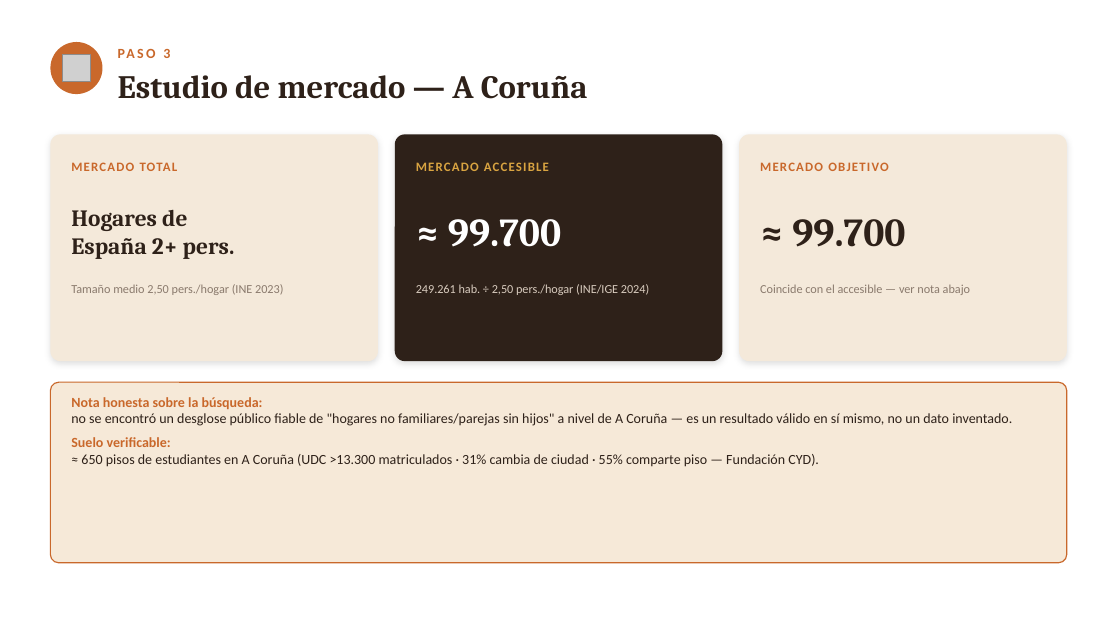
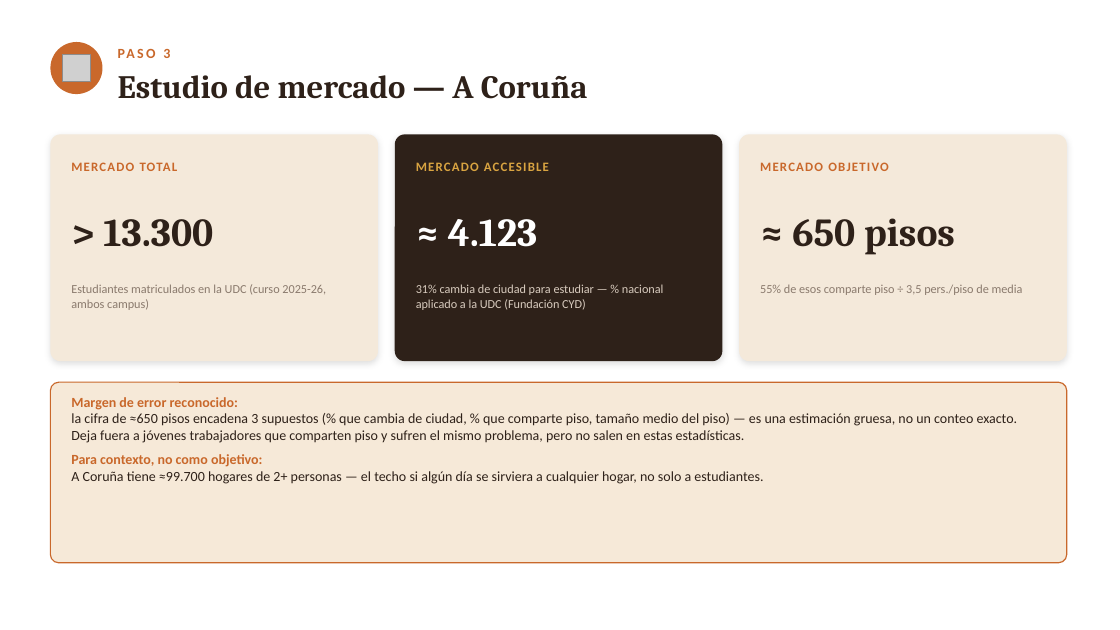
Before and after one commit to lagoanadia/Larder, a slide deck: slide 8 of docs/larder-presentacion.pptx. Drawn at 1120x630 pixels with LibreOffice and Linux fonts; fonts in the diff are those of the drawing; grey boxes stand for pictures. Boxes give left, top, right and bottom in pixels: in the first picture for what was removed or moved away, otherwise in the second. Text is boxed around its words. In the diff, an @@ line names an element or a change of style, - is before the commit and + after.

```diff
--- a/docs/larder-presentacion.pptx
+++ b/docs/larder-presentacion.pptx
@@ text at (103, 219, 213, 247): text changed; size 20 to 34 pt @@
-Hogares de
-España 2+ pers.
+> 13.300
@@ text at (448, 219, 537, 247): text changed @@
-≈ 99.700
+≈ 4.123
@@ text at (792, 218, 955, 255): text changed @@
-≈ 99.700
+≈ 650 pisos
@@ text at (71, 284, 326, 310): text changed @@
-Tamaño medio 2,50 pers./hogar (INE 2023)
+Estudiantes matriculados en la UDC (curso 2025-26, ambos campus)
@@ text at (416, 284, 664, 310): text changed @@
-249.261 hab. ÷ 2,50 pers./hogar (INE/IGE 2024)
+31% cambia de ciudad para estudiar — % nacional aplicado a la UDC (Fundación CYD)
@@ text at (760, 284, 1023, 295): text changed @@
-Coincide con el accesible — ver nota abajo
+55% de esos comparte piso ÷ 3,5 pers./piso de media
@@ text at (71, 397, 1018, 484): text changed @@
-Nota honesta sobre la búsqueda:
-no se encontró un desglose público fiable de "hogares no familiares/parejas sin hijos" a nivel de A Coruña — es un resultado válido en sí mismo, no un dato inventado.
-Suelo verificable:
-≈ 650 pisos de estudiantes en A Coruña (UDC >13.300 matriculados · 31% cambia de ciudad · 55% comparte piso — Fundación CYD).
+Margen de error reconocido:
+la cifra de ≈650 pisos encadena 3 supuestos (% que cambia de ciudad, % que comparte piso, tamaño medio del piso) — es una estimación gruesa, no un conteo exacto. Deja fuera a jóvenes trabajadores que comparten piso y sufren el mismo problema, pero no salen en estas estadísticas.
+Para contexto, no como objetivo:
+A Coruña tiene ≈99.700 hogares de 2+ personas — el techo si algún día se sirviera a cualquier hogar, no solo a estudiantes.
```
Also in this commit, not shown: 1 other file.
